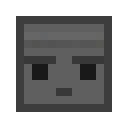
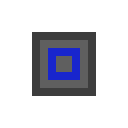
The second 128 × 128 image is a revision of the first. Changes to its layers:
added layer "Rod Bulge Slots" above "Rod Side" over [32, 32, 96, 96]
hid "Base Back" over [24, 32, 104, 96]
hid "Base BG" over [16, 16, 112, 112]
